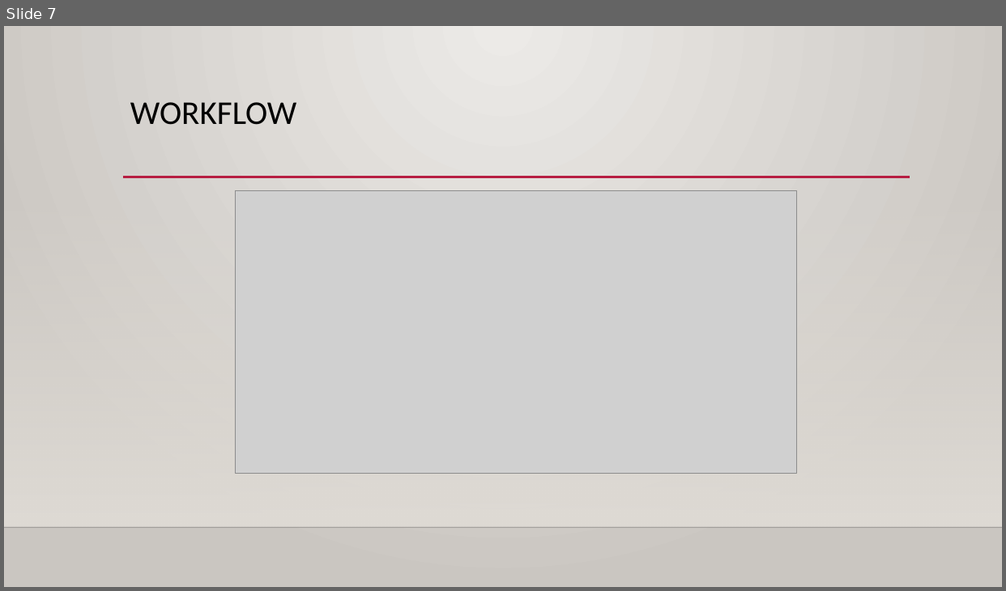
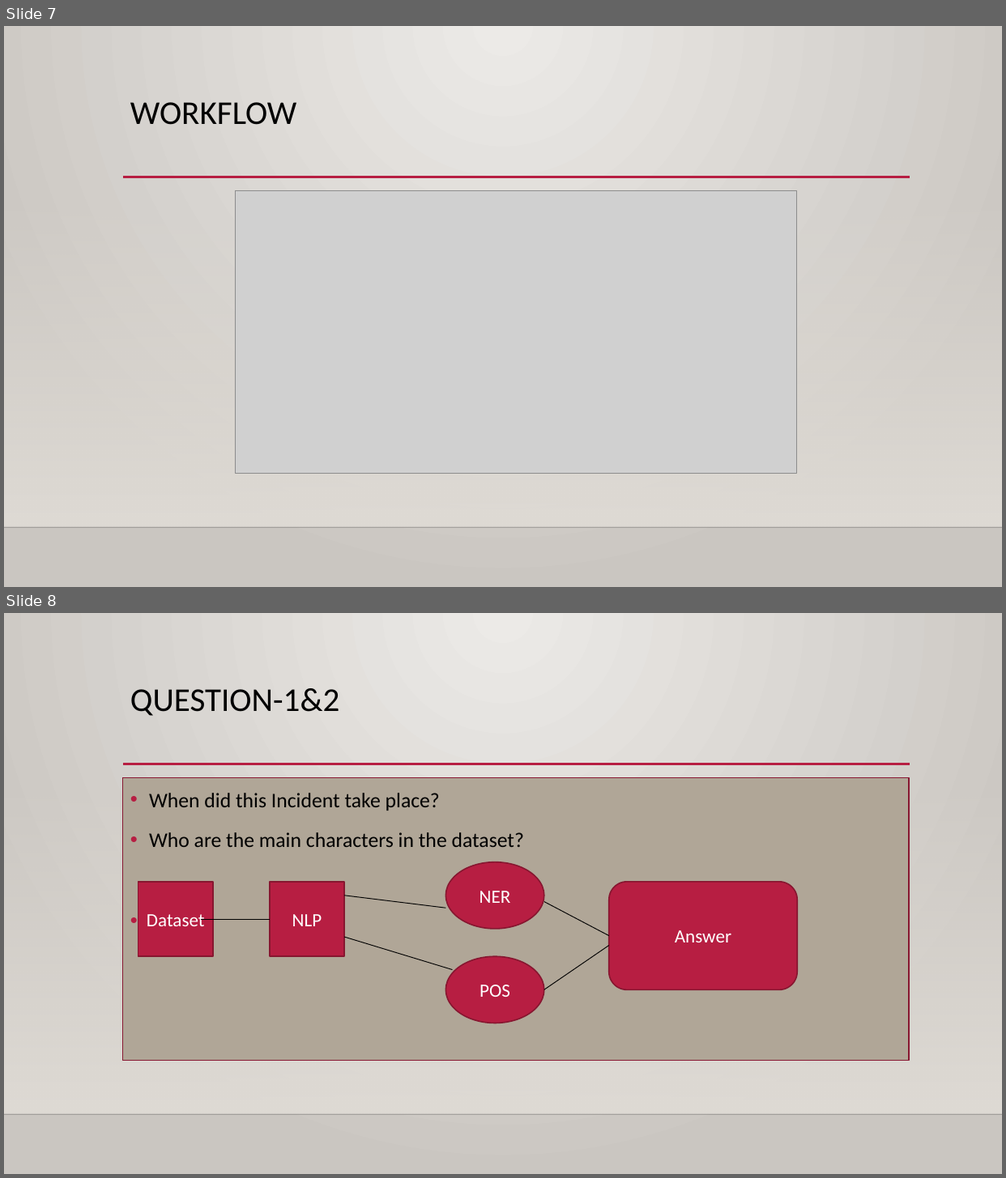
Before and after one commit to nikky4222/Knowledge-Discovery-Management-Summer-2017, a slide deck: Project/Source/Intelligent QA SYSTEM.pptx. Shown one above the other, each under a label of ours: slide 7 before the commit, slides 7 and 8 after it. The pictures are 1006x591 and 1006x1178 pixels, drawn with LibreOffice and Linux fonts; fonts in the diff are those of the drawing; grey boxes stand for pictures; background and template pictures are left out. Boxes give left, top, right and bottom in pixels: in the first picture for what was removed or moved away, otherwise in the second. Text is boxed around its words. In the diff, an @@ line names an element or a change of style, - is before the commit and + after.

```diff
--- a/Project/Source/Intelligent QA SYSTEM.pptx
+++ b/Project/Source/Intelligent QA SYSTEM.pptx
@@ slide 8 added at (x1=4, y1=613, x2=1002, y2=1174), background gradient #ECEAE7 to #CAC7C1; not listed: 3 template elements that a slide beside it also shows @@
@@ title added at (x1=130, y1=688, x2=339, y2=716), 32 pt, text #000000 @@
+QUESTION-1&2
@@ text added at (x1=123, y1=777, x2=909, y2=1060), fill #B0A697, outline #871631 1.25 pt, 20 pt, text #000000 @@
+• When did this Incident take place?
+• Who are the main characters in the dataset?
+• ddss
@@ ellipse added at (x1=445, y1=862, x2=543, y2=929), fill #B71E42, outline #871631 1.25 pt, 18 pt, text #FFFFFF @@
+NER
@@ rectangle added at (x1=138, y1=882, x2=213, y2=956), fill #B71E42, outline #871631 1.25 pt, 18 pt, text #FFFFFF @@
+Dataset
@@ rectangle added at (x1=270, y1=882, x2=345, y2=956), fill #B71E42, outline #871631 1.25 pt, 18 pt, text #FFFFFF @@
+NLP
@@ line added from (345, 896) to (445, 908), #000000 0.75 pt @@
@@ line added from (453, 888) to (465, 882), #B71E42 0.75 pt @@
@@ line added from (530, 888) to (530, 888), #B71E42 0.75 pt @@
@@ line added from (544, 902) to (609, 935), #000000 0.75 pt @@
@@ rounded rectangle added at (x1=609, y1=882, x2=798, y2=990), fill #B71E42, outline #871631 1.25 pt, 18 pt, text #FFFFFF @@
+Answer
@@ line added from (201, 919) to (270, 919), #000000 0.75 pt @@
@@ line added from (345, 937) to (453, 970), #000000 0.75 pt @@
@@ line added from (544, 990) to (609, 945), #000000 0.75 pt @@
@@ ellipse added at (x1=445, y1=956, x2=543, y2=1023), fill #B71E42, outline #871631 1.25 pt, 18 pt, text #FFFFFF @@
+POS
```
Also in this commit, not shown: 4 other slides added, 1 slide removed.
